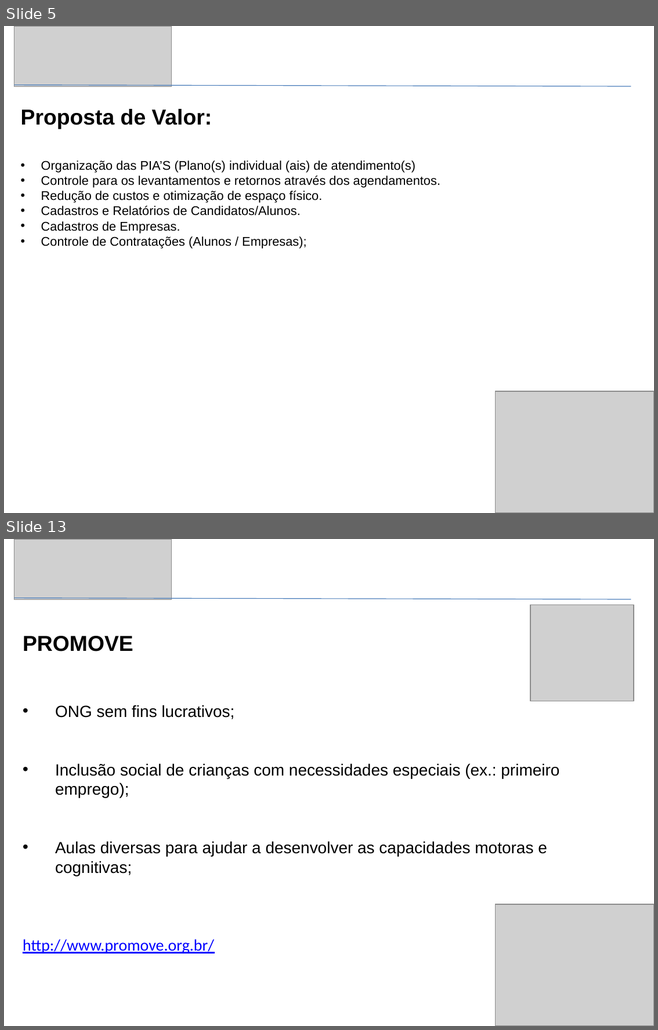
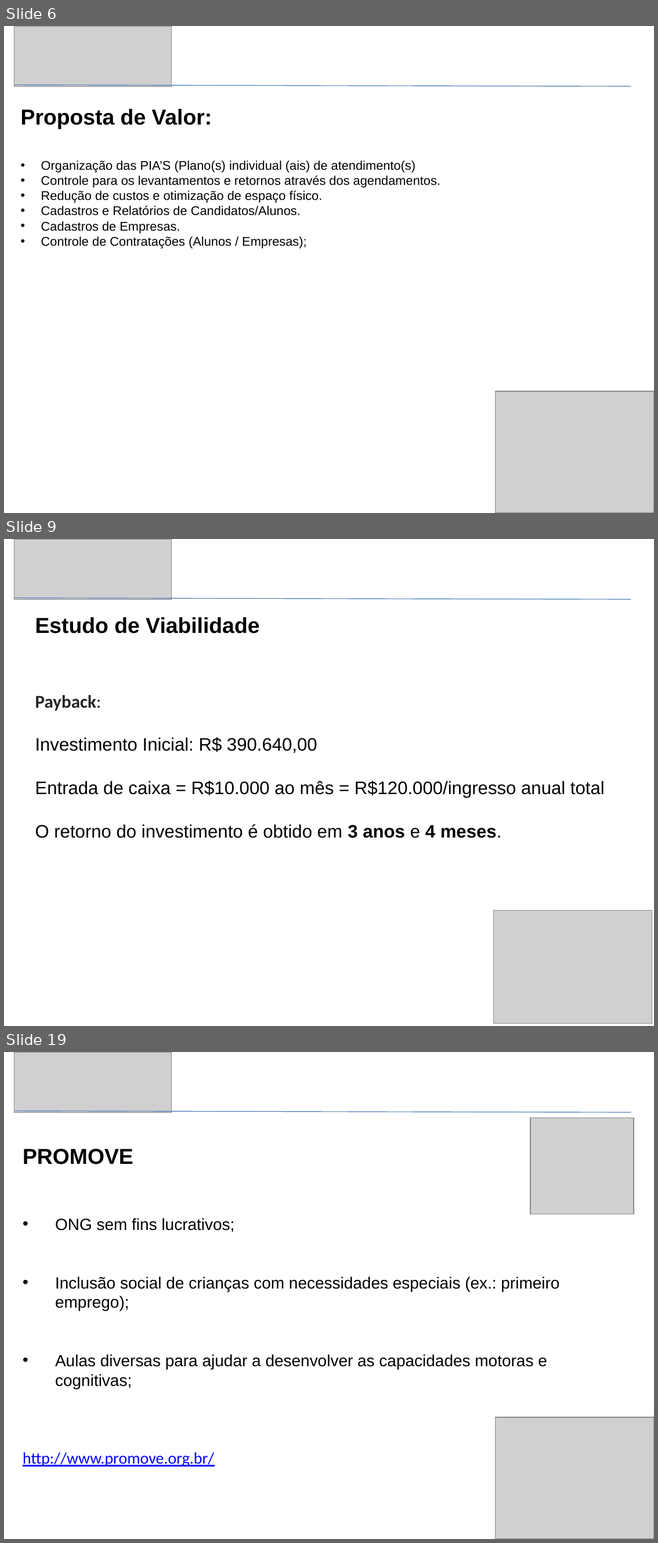
Before and after one commit to Galano/Mable, a slide deck: Artefatos/MABLE - TCC - Faculdade Impacta.pptx. Shown one above the other, each under a label of ours: slides 5 and 13 before the commit, slides 6, 9 and 19 after it; the slides between them are not shown. The pictures are 658x1030 and 658x1543 pixels, drawn with LibreOffice and Linux fonts; fonts in the diff are those of the drawing; grey boxes stand for pictures. Boxes give left, top, right and bottom in pixels: in the first picture for what was removed or moved away, otherwise in the second. Text is boxed around its words. In the diff, an @@ line names an element or a change of style, - is before the commit and + after.

```diff
--- a/Artefatos/MABLE - TCC - Faculdade Impacta.pptx
+++ b/Artefatos/MABLE - TCC - Faculdade Impacta.pptx
@@ slide 9 added at (4,539,654,1026), background #FFFFFF @@
@@ picture added at (14,539,172,599) @@
@@ line added from (14, 598) to (631, 599), #4B7EBC 0.75 pt @@
@@ text added at (35,617,604,838), 20 pt, text #000000 @@
+Estudo de Viabilidade
+Payback:
+Investimento Inicial: R$ 390.640,00
+Entrada de caixa = R$10.000 ao mês = R$120.000/ingresso anual total
+O retorno do investimento é obtido em 3 anos e 4 meses.
@@ picture added at (493,911,652,1024) @@
@@ what was slide 5 is now slide 6 @@
@@ what was slide 13 is now slide 19 @@
```
Also in this commit, not shown: 3 slides changed, 9 other slides added, 4 slides removed.
